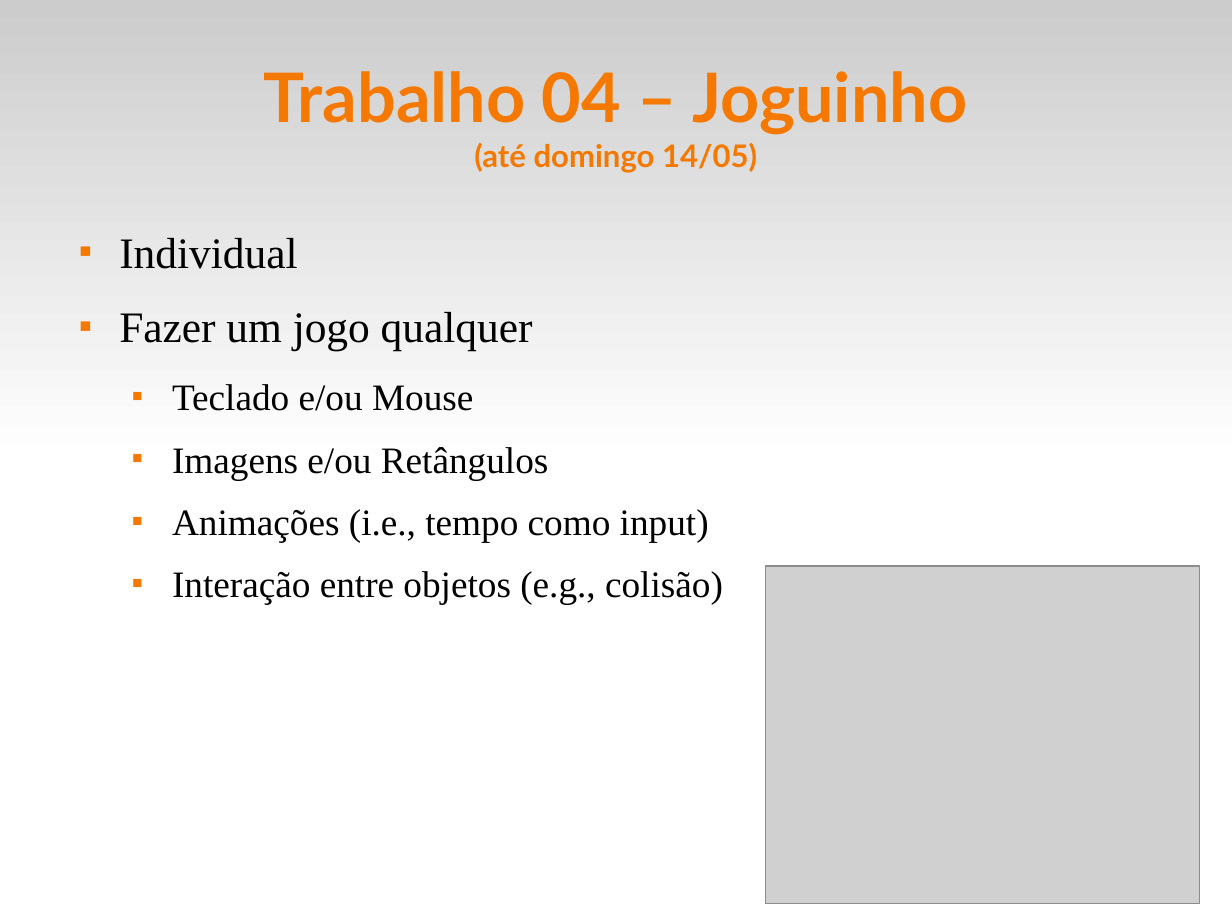
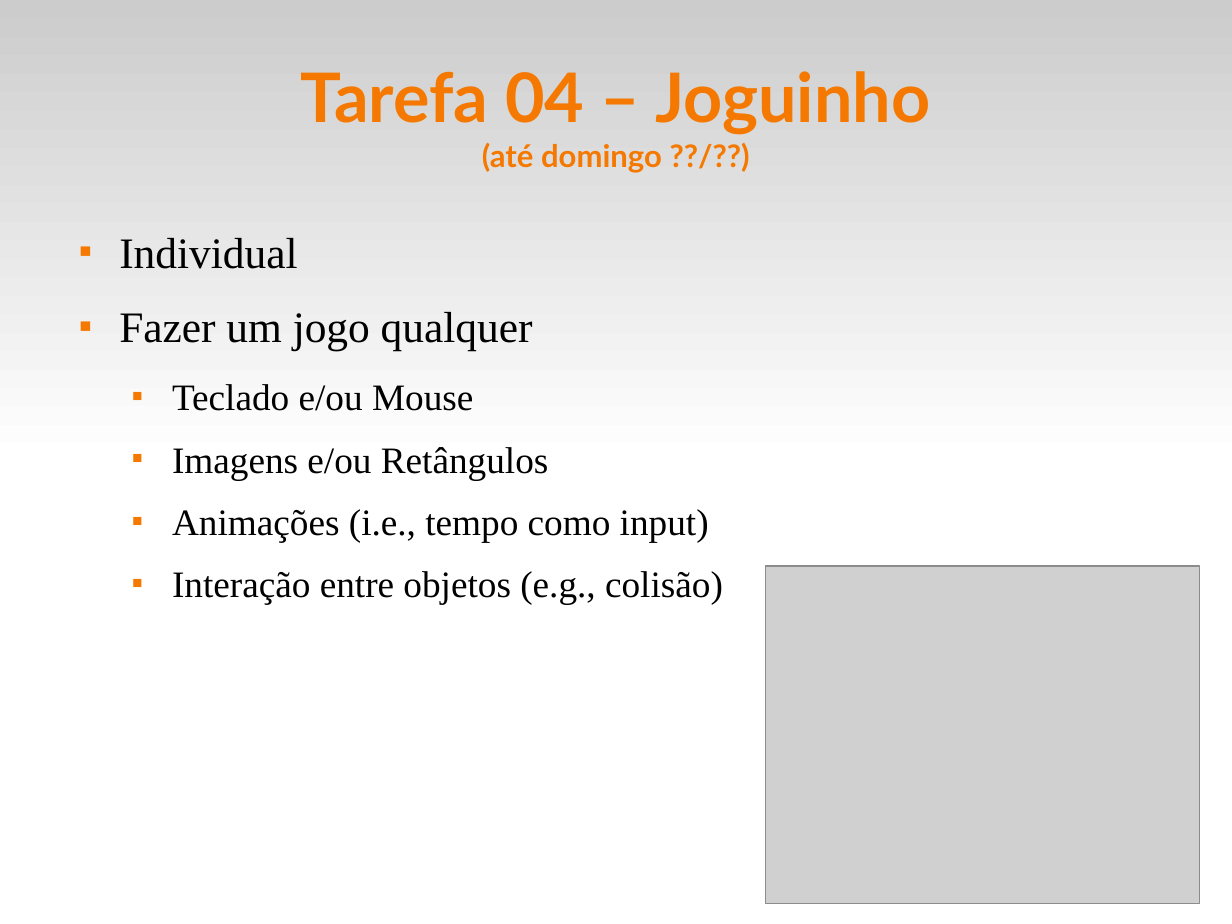
Before and after one commit to fsantanna-uerj/EDL, a slide deck: slide 12 of slides/edl-00.odp (slide 7 before the commit). Drawn at 1232x924 pixels with LibreOffice and Linux fonts; fonts in the diff are those of the drawing; grey boxes stand for pictures. Boxes give left, top, right and bottom in pixels: in the first picture for what was removed or moved away, otherwise in the second. Text is boxed around its words. In the diff, an @@ line names an element or a change of style, - is before the commit and + after.

```diff
--- a/slides/edl-00.odp
+++ b/slides/edl-00.odp
@@ title at [301, 71, 930, 173]: text changed @@
-Trabalho 04 – Joguinho
-(até domingo 14/05)
+Tarefa 04 – Joguinho
+(até domingo ??/??)
```
Also in this commit, not shown: 11 other slides changed, 3 slides removed, 9 other files.
